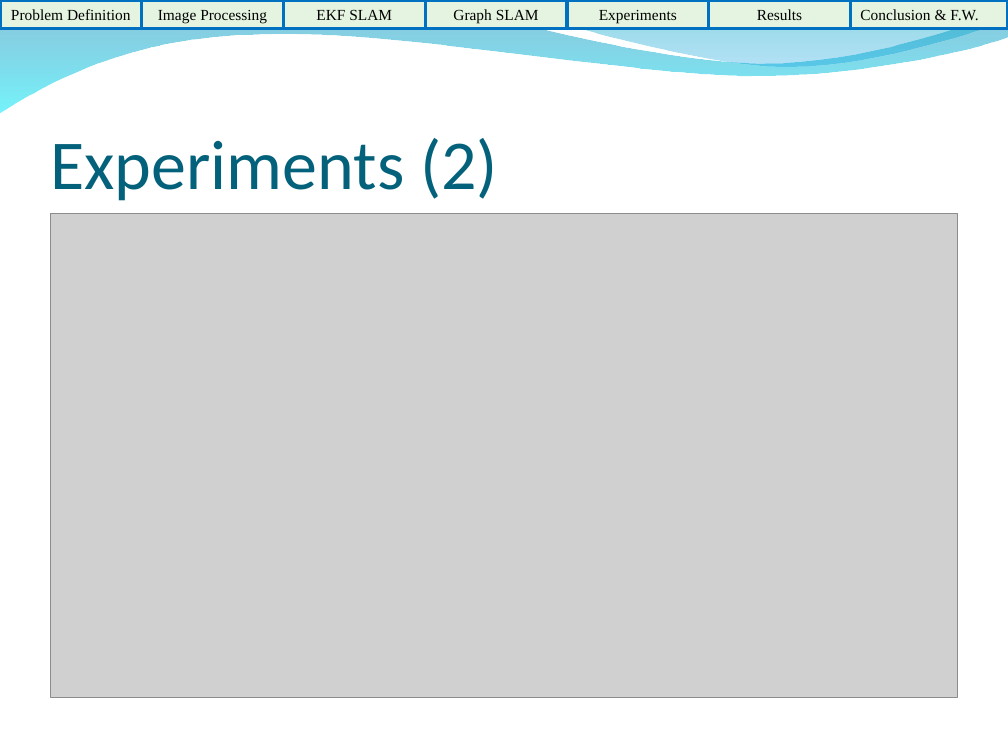
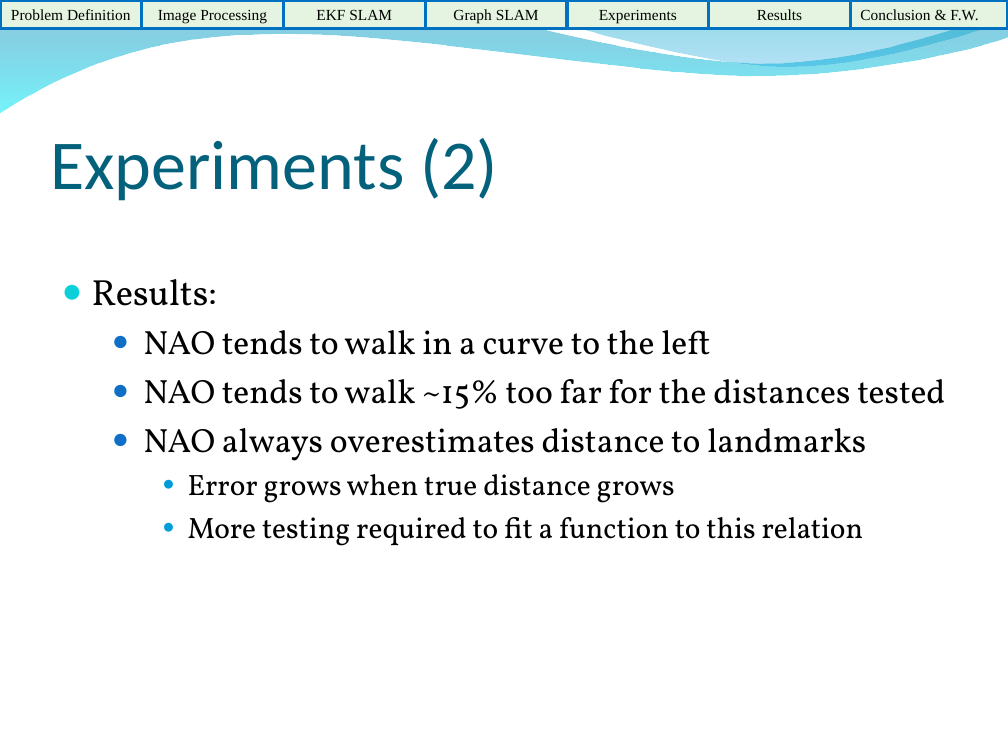
Before and after one commit to HerkyJerky/NAO-ALPHA-AS-FUCK-ROBOTS, a slide deck: slide 13 of Presentation Parts/Final Presentation.ppt. Drawn at 1008x756 pixels with LibreOffice and Linux fonts; fonts in the diff are those of the drawing; grey boxes stand for pictures; background and template pictures are left out. Boxes give left, top, right and bottom in pixels: in the first picture for what was removed or moved away, otherwise in the second. Text is boxed around its words. In the diff, an @@ line names an element or a change of style, - is before the commit and + after.

Commit message:
presentation

```diff
--- a/Presentation Parts/Final Presentation.ppt
+++ b/Presentation Parts/Final Presentation.ppt
@@ picture removed at [50,214,958,698] @@
@@ text added at [92,279,945,546], 24 pt, text #000000 @@
+● Results:
+  ● NAO tends to walk in a curve to the left
+  ● NAO tends to walk ~15% too far for the distances tested
+  ● NAO always overestimates distance to landmarks
+    ● Error grows when true distance grows
+    ● More testing required to fit a function to this relation
```
Also in this commit, not shown: 1 other slide changed, 1 slide added, 1 slide removed.
